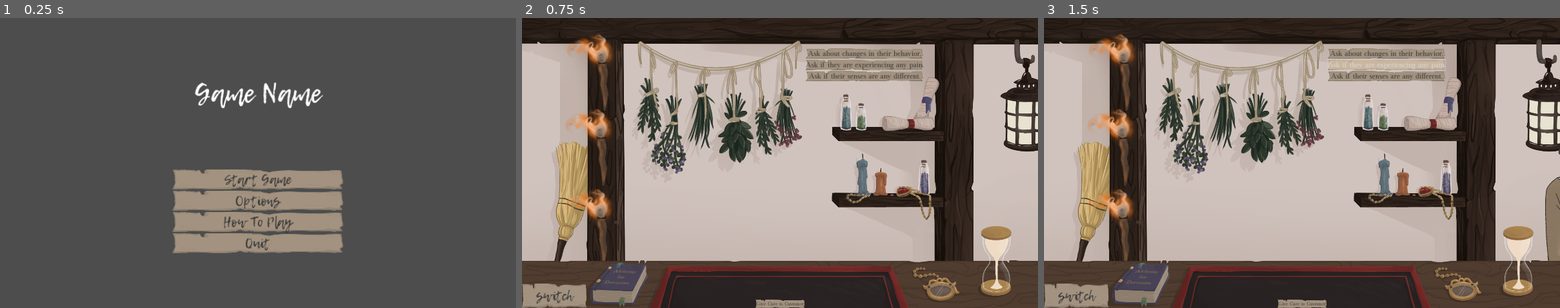
Above: before the commit, frames 1-3 (left to right).
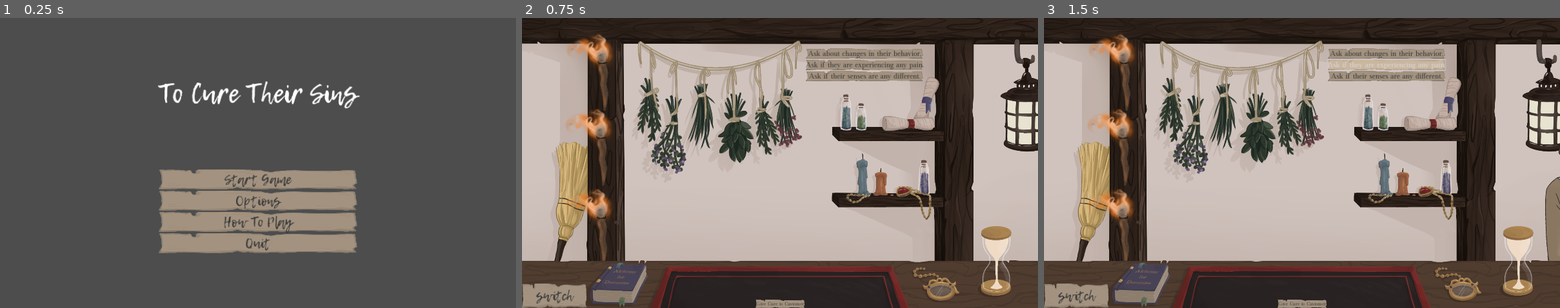
Above: after the commit, the same moments.

Repository: jkostello/Pirate-Software-Jam-15
Game: Godot game, scene res://UI/title_screen.tscn
The game is run twice, just before and just after one commit, with the same random seed, the same clock (stepped at 60 frames per second) and the same inputs. The engine's default icon, where the game draws it, is replaced by a stand-in: a white triangle on a blue panel in a dark square. Sound files missing from this copy of the repository are replaced by a short silence.
Inputs:
- Up to frame 1 (0.25 s): no input
- Up to frame 2 (0.75 s): click "Start Game" at 0.5 s
- Up to frame 3 (1.5 s): click "Ask if they are experiencing …" at 1.25 s

The runs differ from the first frame. In frame 1, 3.2% of the frame differs, in the area x 30-70%, y 21-82%; in frame 2, nothing differs; in frame 3, nothing differs.

Commit message:
Export settings
Working build!

Diff:
--- a/UI/Menus/main_menu.tscn
+++ b/UI/Menus/main_menu.tscn
@@ -61,7 +61,7 @@
 layout_mode = 2
 theme = ExtResource("2_4e6vj")
 theme_override_font_sizes/font_size = 100
-text = "Game Name"
+text = "To Cure Their Sins"
 horizontal_alignment = 1
 
 [node name="TopSpacer2" type="Control" parent="HBoxContainer/VBoxContainer2"]
--- a/project.godot
+++ b/project.godot
@@ -32,5 +32,5 @@
 
 [rendering]
 
-renderer/rendering_method="gl_compatibility"
+renderer/rendering_method="mobile"
 renderer/rendering_method.mobile="gl_compatibility"
Binary file changed: Customers/creatures/Lust.png
Not shown, added: addons/coi_serviceworker/coi_export_plugin.gd
Not shown, added: addons/coi_serviceworker/coi_plugin.gd
Not shown, added: addons/coi_serviceworker/plugin.cfg
Not shown, added: export_presets.cfg
Not shown, added: addons/coi_serviceworker/coi-serviceworker.min.js
